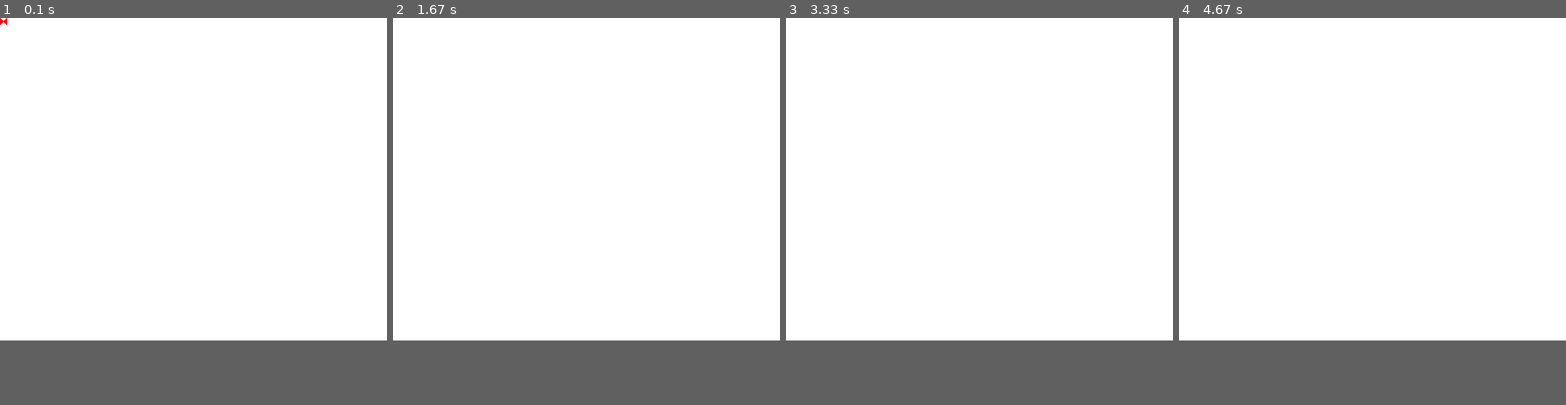
Above: before the commit, frames 1-4 (left to right).
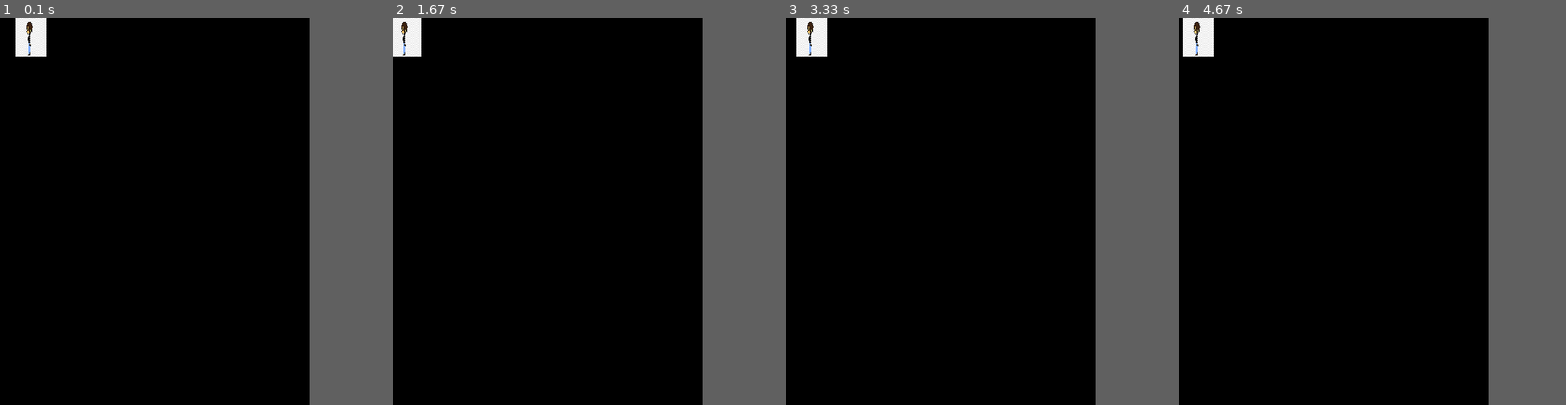
Above: after the commit, the same moments.

Repository: pedrofracassi/insper-dessoft-projeto-final
Game: pygame game, started from main.py
Two runs of this game, one before a commit and one after it. Both use one fixed random seed, a clock stepped at 60 frames per second and the inputs below.
Inputs:
- Up to frame 1 (0.1 s): no input
- Up to frame 2 (1.67 s): hold Right 0.33-0.8 s; hold Up 0.83-1.13 s; hold Right 1.17-1.63 s
- Up to frame 3 (3.33 s): hold Left 1.67-2.2 s; hold Left 2.23-2.63 s; hold Right from 3.07 s (still down)
- Up to frame 4 (4.67 s): release Right at 3.7 s; hold Left 3.73-4.2 s; hold Right from 4.23 s (still down)
In our replay, the window is 600x500 before the commit and 480x600 after it. These sizes can differ from the game's own. Grey fills any space a smaller window leaves; there, only what the larger window draws over its background counts as a difference.

The runs differ from the first frame. In frame 1, 66% of the frame differs, in the area x 0-80%, y 0-84%; in frame 2, 66%; in frame 3, 66%; in frame 4, 66%.

Commit message:
testando o movimento da ale

Diff:
--- a/main.py
+++ b/main.py
@@ -11,7 +11,7 @@
 
 state = GameState()
 
-stage_atual = 'menu'
+stage_atual = 'jogo'
 stages = [
   menu.Stage(window, state),
   jogo.Stage(window, state)
--- a/stages/jogo.py
+++ b/stages/jogo.py
@@ -8,28 +8,45 @@
   def run (self):
     self.window.fill((0, 10, 0))
 
-    #Definindo a Alessandra
-    x = 48
-    y = 60
-    alessandr = pygame.image.load('referencia/png-teste.png').convert()
-    alessandra = pygame.transform.scale(alessandr, (x, y))
-    alessandra_x = 2
+
+pygame.init()
+window = pygame.display.set_mode((480,600))
+#Definindo a Alessandra
+x = 48
+y = 60
+alessandr = pygame.image.load('png-teste.png').convert()
+alessandra = pygame.transform.scale(alessandr, (x, y))
+
+game = True
+#Definindo a posição inicial
+alessandra_x = 24
+alessandra_y = 120
+
+#Definindo a velocidade por eixo(isso depois precisa mudar de acordo com os obstaculos e boosts)
+alessandra_speedx = 0.5
+alessandra_speedy = 0
+
+while game:
+  pygame.time.Clock().tick(60)
+  for event in pygame.event.get():
+    if event.type == pygame.QUIT:
+      game = False
+
+  keys = pygame.key.get_pressed()
+
+  if alessandra_y>0:
     alessandra_y = 0
+  if keys[pygame.K_UP]:
+    alessandra_y += 2
 
-    #Definindo as posições iniciais
-    alessandra_x = 360
-    alessandra_y = 400
+  if keys[pygame.K_LEFT]:
+    alessandra_x += alessandra_speedx
+  if keys[pygame.K_RIGHT]:
+    alessandra_x -= alessandra_speedx
 
-    #Definindo a velocidade por eixo(isso depois precisa mudar de acordo com os obstaculos e boosts)
-    alessandra_speedx = -0.1
-    alessandra_speedy = 0
 
-    #Atualizando a posição (esse dentro do for events)
-    alessandra_x+=alessandra_speedx
-    alessandra_y+=alessandra_speedy
-    #Se ela atravessar a tela ela volta pro inicio dela
-    if alessandra_x<-2:
-        alessandra_x = 360
 
-    #saída
-    self.window.blit(alessandra, (alessandra_x, alessandra_y))
+
+  window.fill((0, 0, 0))
+  window.blit(alessandra, (alessandra_x, alessandra_y))
+  pygame.display.update()
